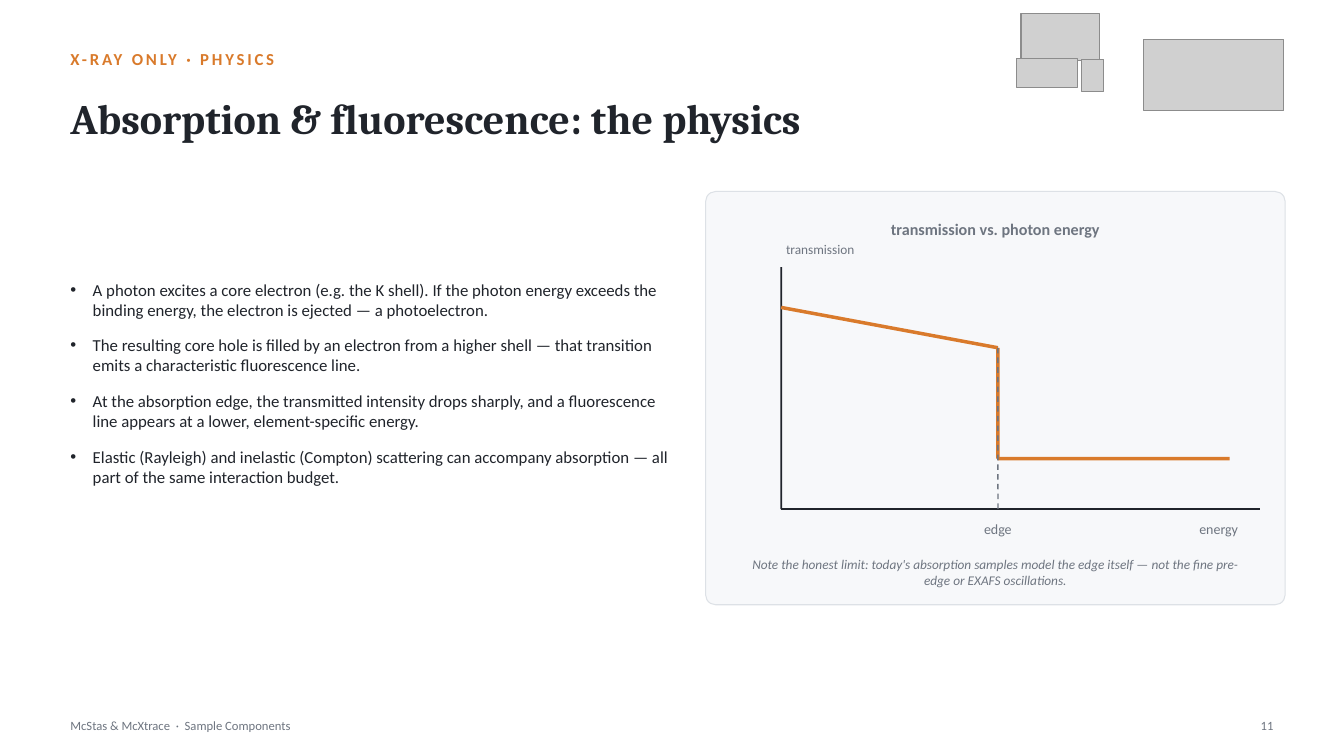
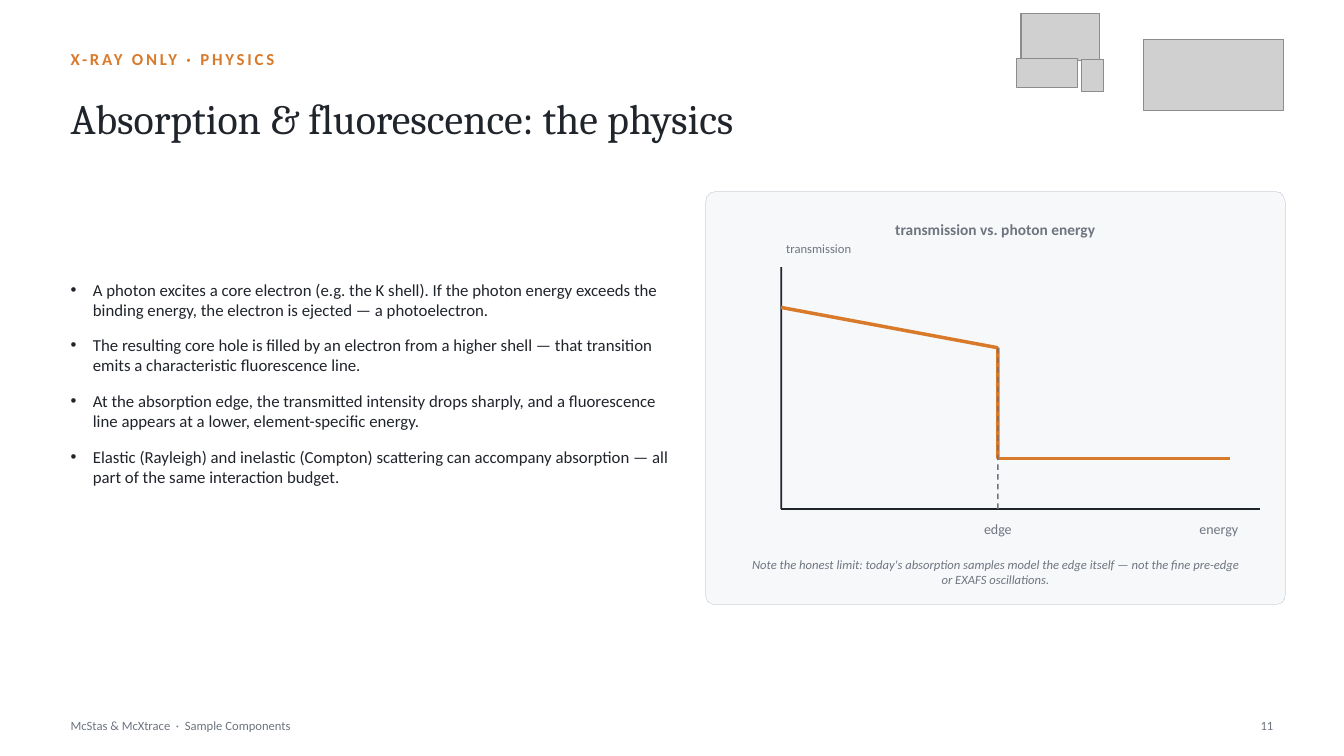
Before and after one commit to mccode-dev/PaNRAID, a slide deck: slide 12 of 23_September_Wednesday/McStas_McXtrace_Sample_Components.pptx (slide 11 before the commit). Drawn at 1344x756 pixels with LibreOffice and Linux fonts; fonts in the diff are those of the drawing; grey boxes stand for pictures. Boxes give left, top, right and bottom in pixels: in the first picture for what was removed or moved away, otherwise in the second. Text is boxed around its words. In the diff, an @@ line names an element or a change of style, - is before the commit and + after.

```diff
--- a/23_September_Wednesday/McStas_McXtrace_Sample_Components.pptx
+++ b/23_September_Wednesday/McStas_McXtrace_Sample_Components.pptx
@@ text "X-RAY ONLY · PHYSICS" rewrapped from (70, 54, 800, 144) to (71, 54, 733, 143) @@
@@ text "Absorption & fluorescence: the physics" at (71, 104, 598, 143): bold off @@
@@ text "transmission vs. photon energy" at (895, 224, 1095, 238): size 11.5 to 11 pt @@
@@ text "transmission" at (786, 244, 851, 253): size 9.5 to 9 pt @@
@@ text "Note the honest limit: today's ..." at (752, 560, 1239, 584): size 9.5 to 9 pt @@
```
Also in this commit, not shown: 17 other slides changed, 1 slide added, 1 other file.
